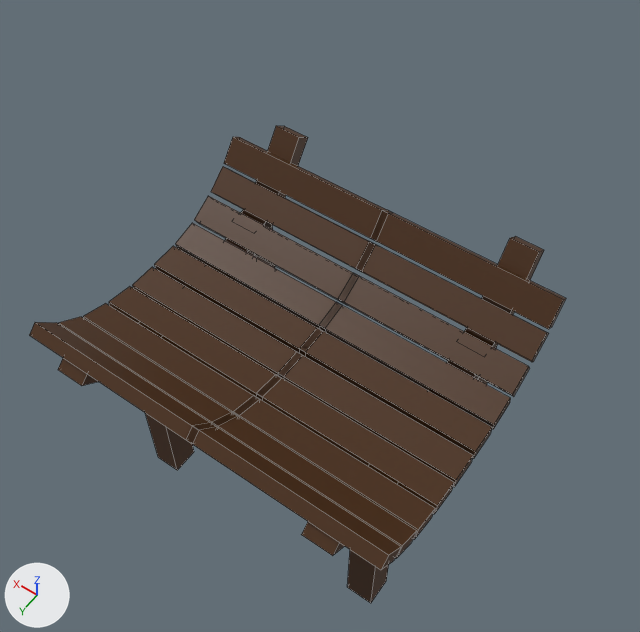
The FBX model Assets/Models/ramp.fbx as it was, and as the next commit left it.
Before and after are seen from a camera (50 mm lens) standing at (-1.8, 2.31, 5.49) and looking at (0.1, -0.34, 1.32). Every picture has the same lights, and +X, +Y and +Z are marked at lower left. Mesh edges are drawn as thin lines.

Objects in the first picture: 'ramp'.
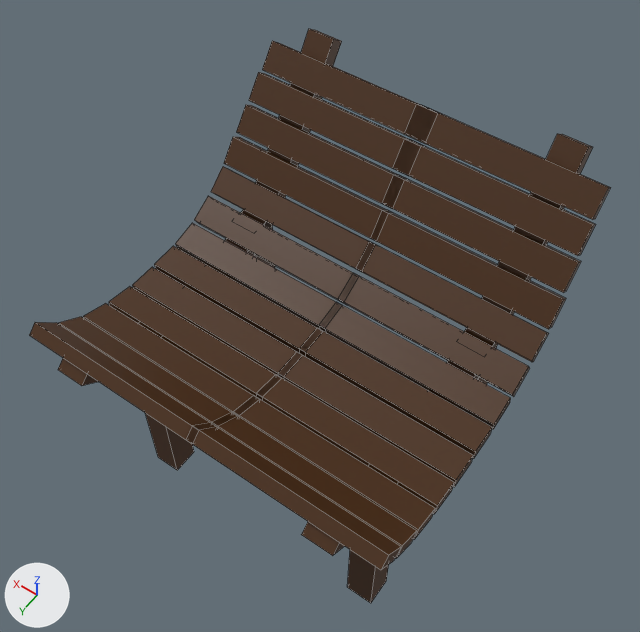
What the commit changed:
me_plane_001 is used by ob_ramp; location (0.0, 0.0, 0.0).
Verts and faces of me_plane_001; kept vertices keep their numbers, new ones are numbered from 272.
Before the commit, vertices of me_plane_001: 132 (-0.89, -1.08, 1.87) at pixel (544, 250), 133 (-0.89, -0.99, 1.93) at pixel (539, 252), 134 (-0.71, -0.99, 1.93) at pixel (509, 238), 135 (-0.71, -1.08, 1.87) at pixel (515, 236).
Before the commit, vertices of me_plane_001: 268 (0.89, -1.08, 1.87) at pixel (284, 126), 269 (0.89, -0.99, 1.93) at pixel (276, 125), 270 (0.71, -0.99, 1.93) at pixel (299, 137), 271 (0.71, -1.08, 1.87) at pixel (308, 137).
me_plane_001 had 272 vertices, 216 faces and spanned x -1.12..1.12, y -1.08..0.94, z 0.0..1.93.
me_plane_001 now has 320 vertices, 252 faces and spans x -1.12..1.12, y -1.43..0.94, z 0.0..2.42.
me_plane_001 part 1: the loose piece of 8 vertices spanning x -1.12..0.02, y -0.91..-0.74, z 1.65..1.83 is copied, and the copy is moved by (0.02, -0.13, 0.17); it spans x -1.11..0.04, y -1.04..-0.87, z 1.82..2.01.
me_plane_001 part 2: the loose piece of 8 vertices spanning x -1.12..0.02, y -0.91..-0.74, z 1.65..1.83 is copied, and the copy is moved by (0.03, -0.25, 0.34); it spans x -1.09..0.05, y -1.16..-0.99, z 1.99..2.18.
me_plane_001 part 3: the loose piece of 8 vertices spanning x -1.12..0.02, y -0.91..-0.74, z 1.65..1.83 is copied, and the copy is moved by (0.05, -0.37, 0.5); it spans x -1.07..0.07, y -1.28..-1.11, z 2.15..2.33.
me_plane_001 part 4: the loose piece of 8 vertices spanning x -0.02..1.12, y -0.91..-0.74, z 1.65..1.83 is copied, and the copy is moved by (-0.02, -0.13, 0.17); it spans x -0.04..1.11, y -1.04..-0.87, z 1.82..2.01.
me_plane_001 part 5: the loose piece of 8 vertices spanning x -0.02..1.12, y -0.91..-0.74, z 1.65..1.83 is copied, and the copy is moved by (-0.03, -0.25, 0.34); it spans x -0.05..1.09, y -1.16..-0.99, z 1.99..2.18.
me_plane_001 part 6: the loose piece of 8 vertices spanning x -0.02..1.12, y -0.91..-0.74, z 1.65..1.83 is copied, and the copy is moved by (-0.05, -0.37, 0.5); it spans x -0.07..1.07, y -1.28..-1.11, z 2.15..2.33.
Part 7, on me_plane_001:
Vertices 132 to 135 move by (0.0, -0.35, 0.49).
Part 8, on me_plane_001:
Vertices 268 to 271 move by (0.0, -0.35, 0.49).

What differs and where, as boxes [x1, y1, x2, y2] in the pictures (640 x 632 px; the box of a moved part takes in the faces that stretch with it):
'ramp', reshaped (8% wider, 20% taller)
    before: [30, 126, 566, 603]
    after: [30, 29, 611, 603]
part 1 of me_plane_001, added (brown)
    after: [382, 175, 581, 292]
part 2 of me_plane_001, added (brown)
    after: [394, 139, 596, 256]
part 3 of me_plane_001, added (brown)
    after: [407, 105, 611, 219]
part 4 of me_plane_001, added (brown)
    after: [236, 105, 409, 208]
part 5 of me_plane_001, added (brown)
    after: [249, 72, 423, 175]
part 6 of me_plane_001, added (brown)
    after: [262, 41, 441, 143]
part 7 of me_plane_001, moved or reshaped
    before: [498, 236, 544, 280]
    after: [498, 134, 593, 280]
part 8 of me_plane_001, moved or reshaped
    before: [268, 126, 308, 166]
    after: [268, 29, 342, 166]
